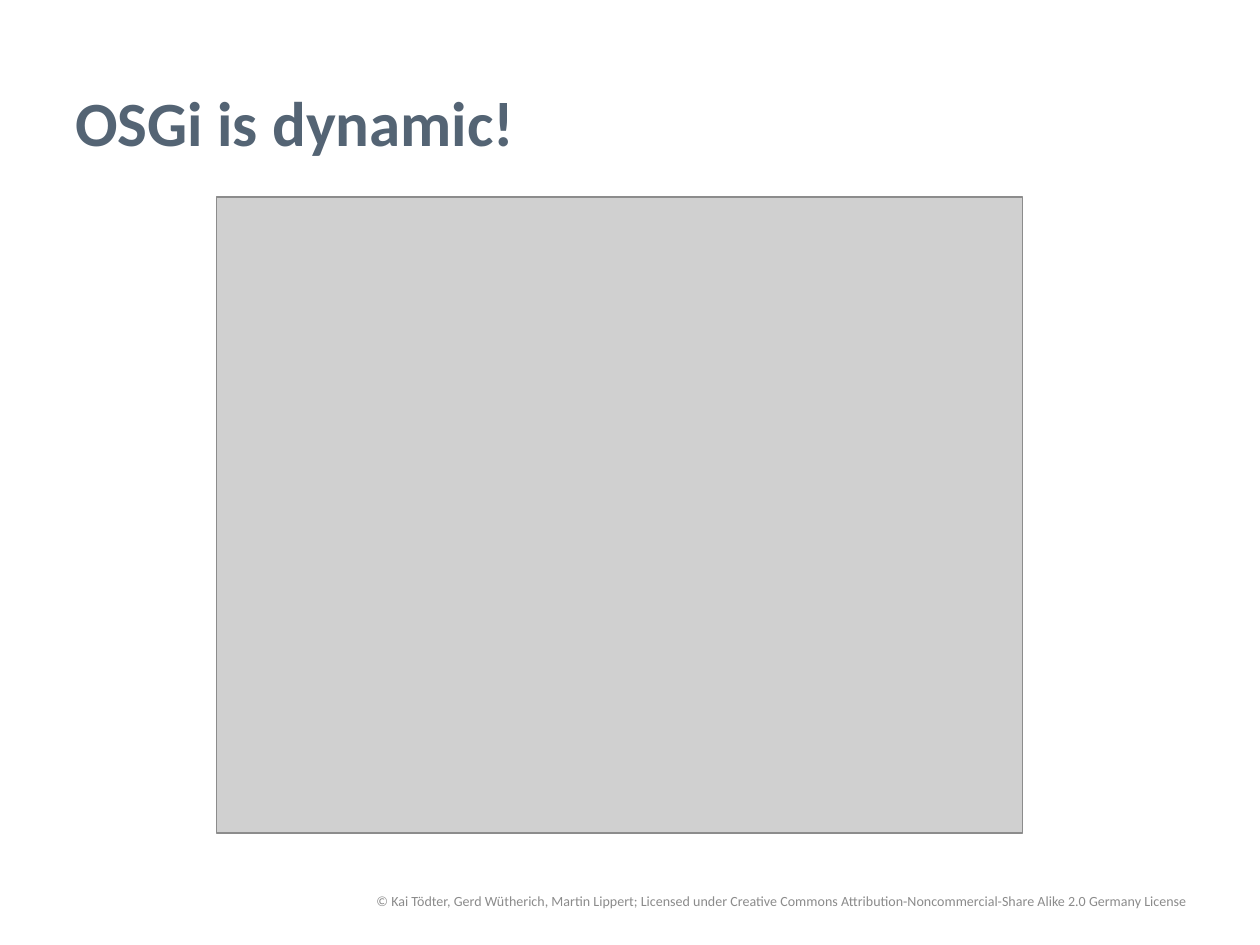
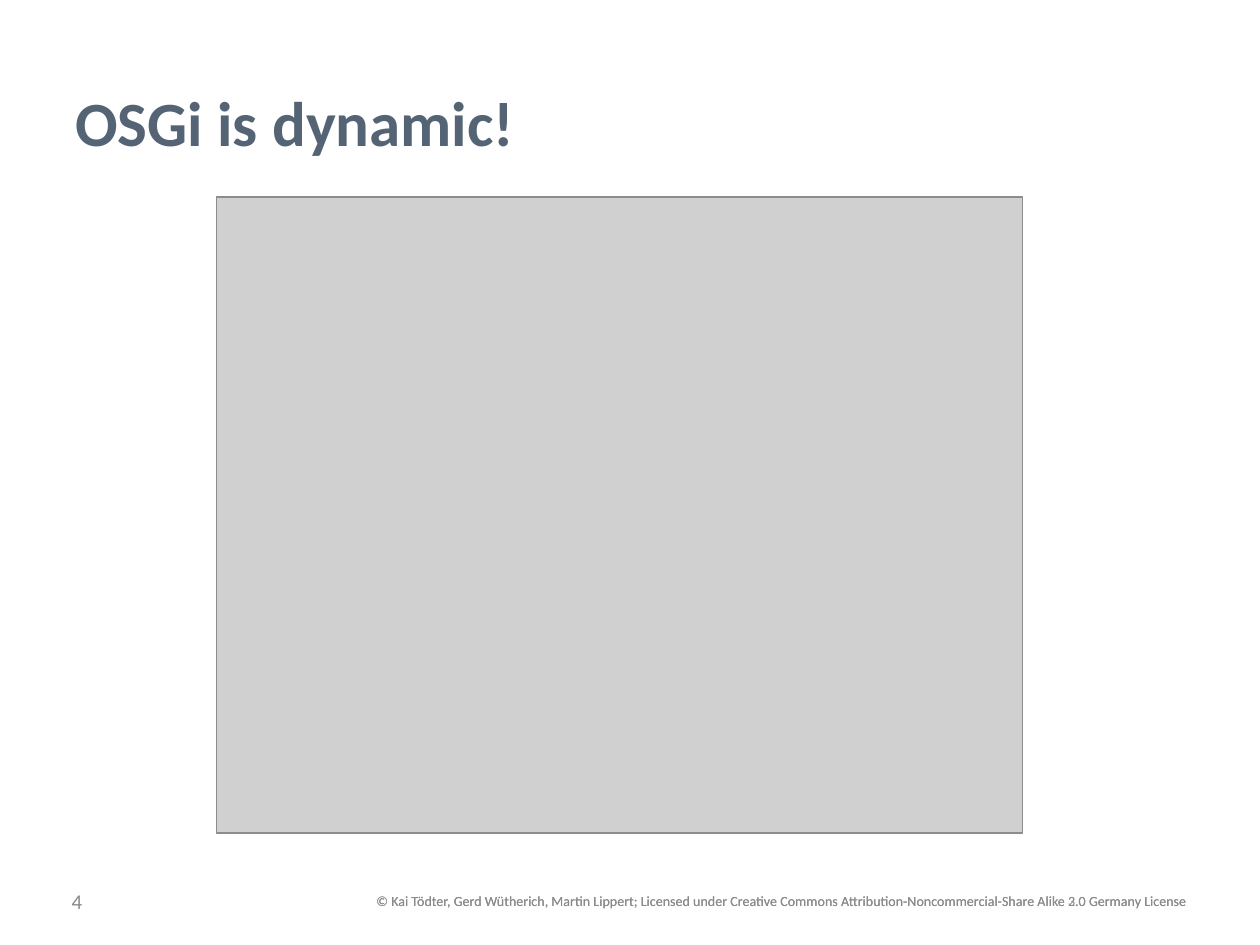
Before and after one commit to osgi-forks/osgi-person-manager, a slide deck: slide 4 of presentations/Patterns and Best Practices for dynamic OSGi Applications.pptx. Drawn at 1260x945 pixels with LibreOffice and Linux fonts; fonts in the diff are those of the drawing; grey boxes stand for pictures; background and template pictures are left out. Boxes give left, top, right and bottom in pixels: in the first picture for what was removed or moved away, otherwise in the second. Text is boxed around its words. In the diff, an @@ line names an element or a change of style, - is before the commit and + after.

Commit message:
Creative Commons Attribution-Noncommercial-Share Alike 3.0 Germany License

```diff
--- a/presentations/Patterns and Best Practices for dynamic OSGi Applications.pptx
+++ b/presentations/Patterns and Best Practices for dynamic OSGi Applications.pptx
@@ page number added at [72,895,83,909], 12 pt, text #8C8C8C @@
+4
@@ text added at [391,896,1186,909], 8 pt, text #8C8C8C @@
+© Kai Tödter, Gerd Wütherich, Martin Lippert; Licensed under Creative Commons Attribution-Noncommercial-Share Alike 3.0 Germany License
```
Also in this commit, not shown: 42 other slides changed.
